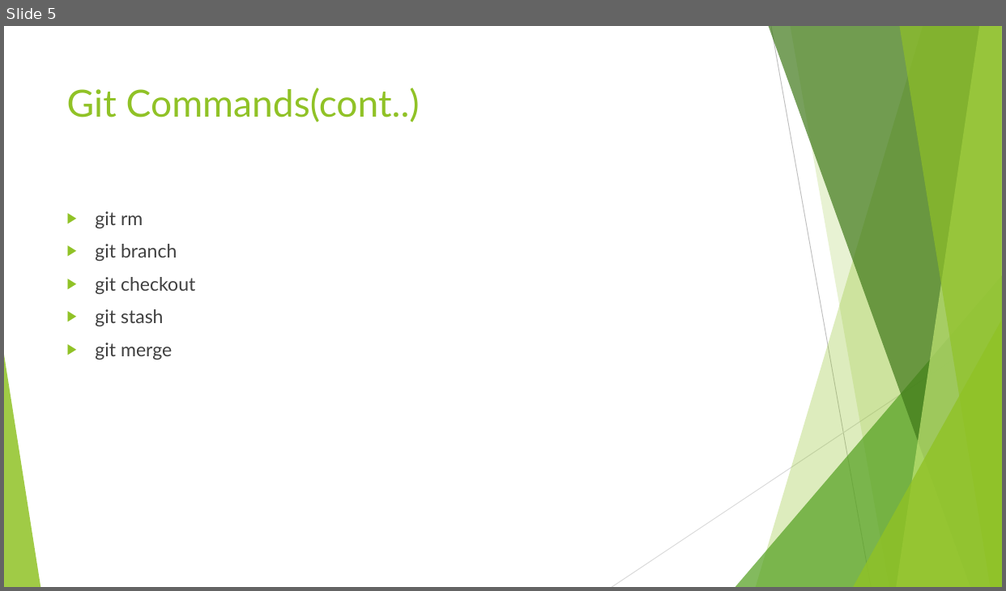
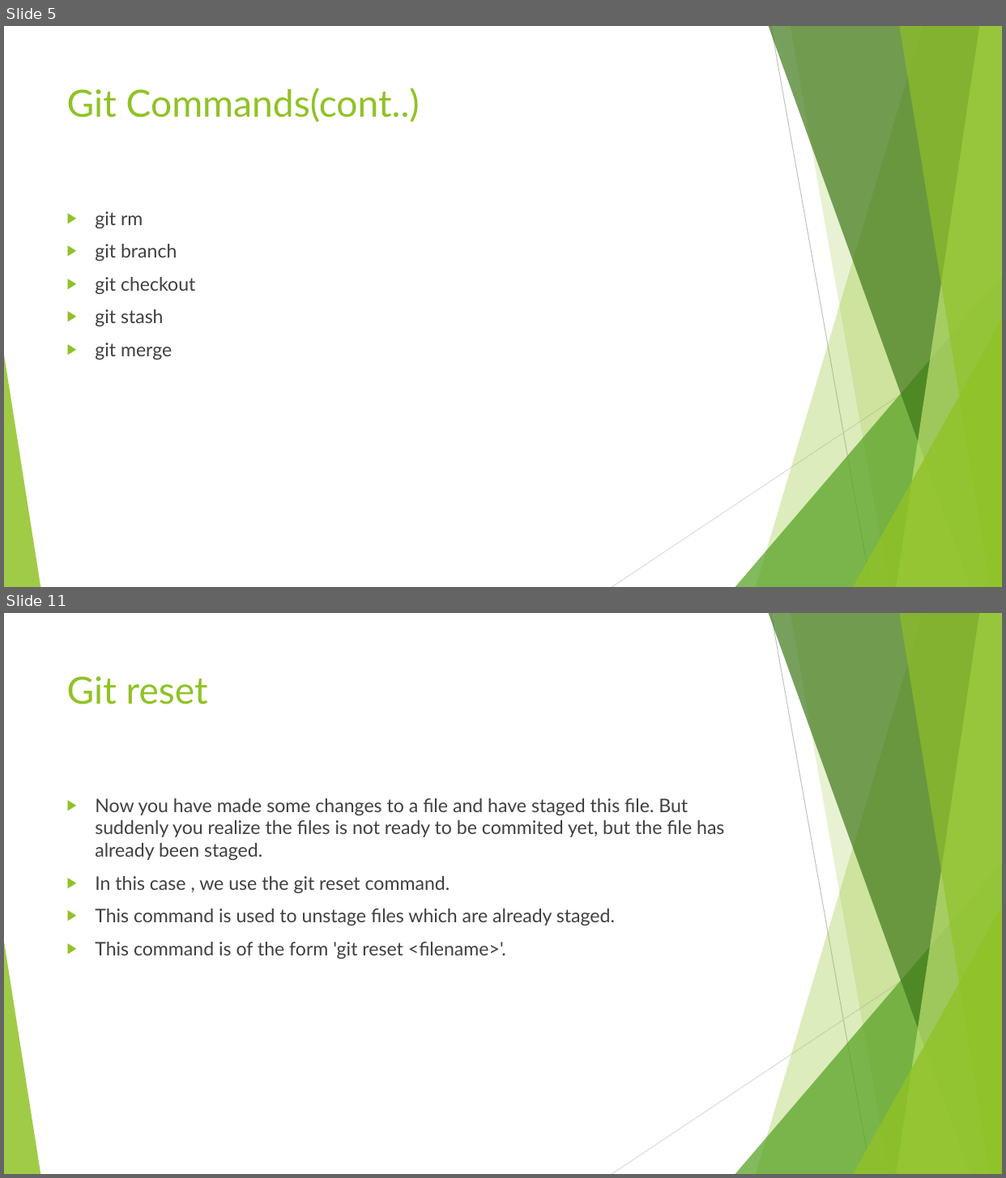
Before and after one commit to Gautam0401/My-Repo, a slide deck: GIT.pptx. Shown one above the other, each under a label of ours: slide 5 before the commit, slides 5 and 11 after it; the slides between them are not shown. The pictures are 1006x591 and 1006x1178 pixels, drawn with LibreOffice and Linux fonts; fonts in the diff are those of the drawing. Boxes give left, top, right and bottom in pixels: in the first picture for what was removed or moved away, otherwise in the second. Text is boxed around its words. In the diff, an @@ line names an element or a change of style, - is before the commit and + after.

Commit message:
reset slide added

```diff
--- a/GIT.pptx
+++ b/GIT.pptx
@@ slide 11 added at box(4, 613, 1002, 1174), background #FFFFFF; not listed: 10 template elements that a slide beside it also shows @@
@@ title added at box(67, 676, 208, 705), 36 pt, text #90C226 @@
+Git reset
@@ text added at box(95, 798, 724, 959), 18 pt, text #404040 @@
+▶ Now you have made some changes to a file and have staged this file. But suddenly you realize the files is not ready to be commited yet, but the file has already been staged.
+▶ In this case , we use the git reset command.
+▶ This command is used to unstage files which are already staged.
+▶ This command is of the form 'git reset <filename>'.
```
Also in this commit, not shown: 1 slide changed, 4 other slides added, 2 slides removed.
